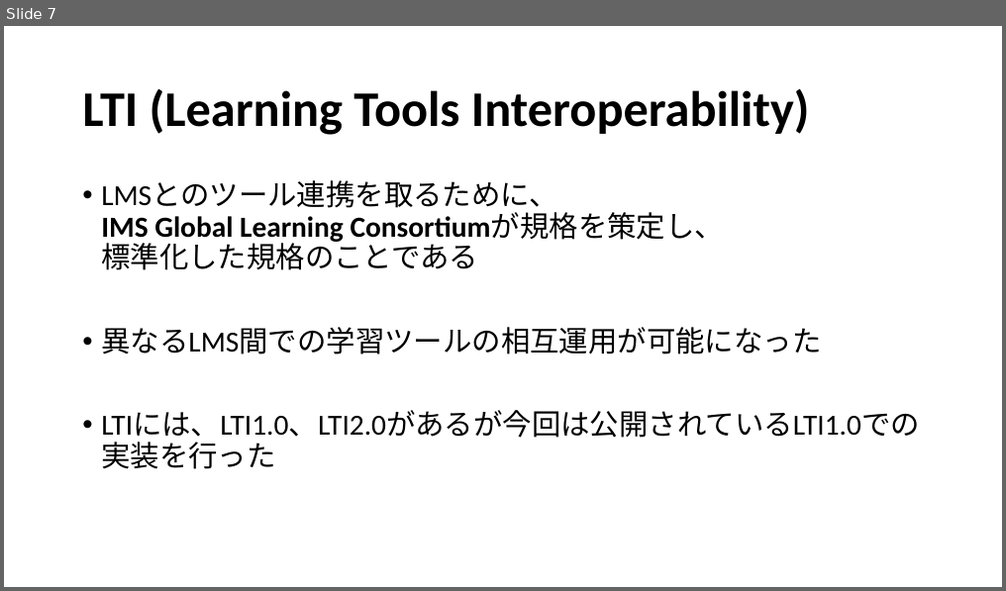
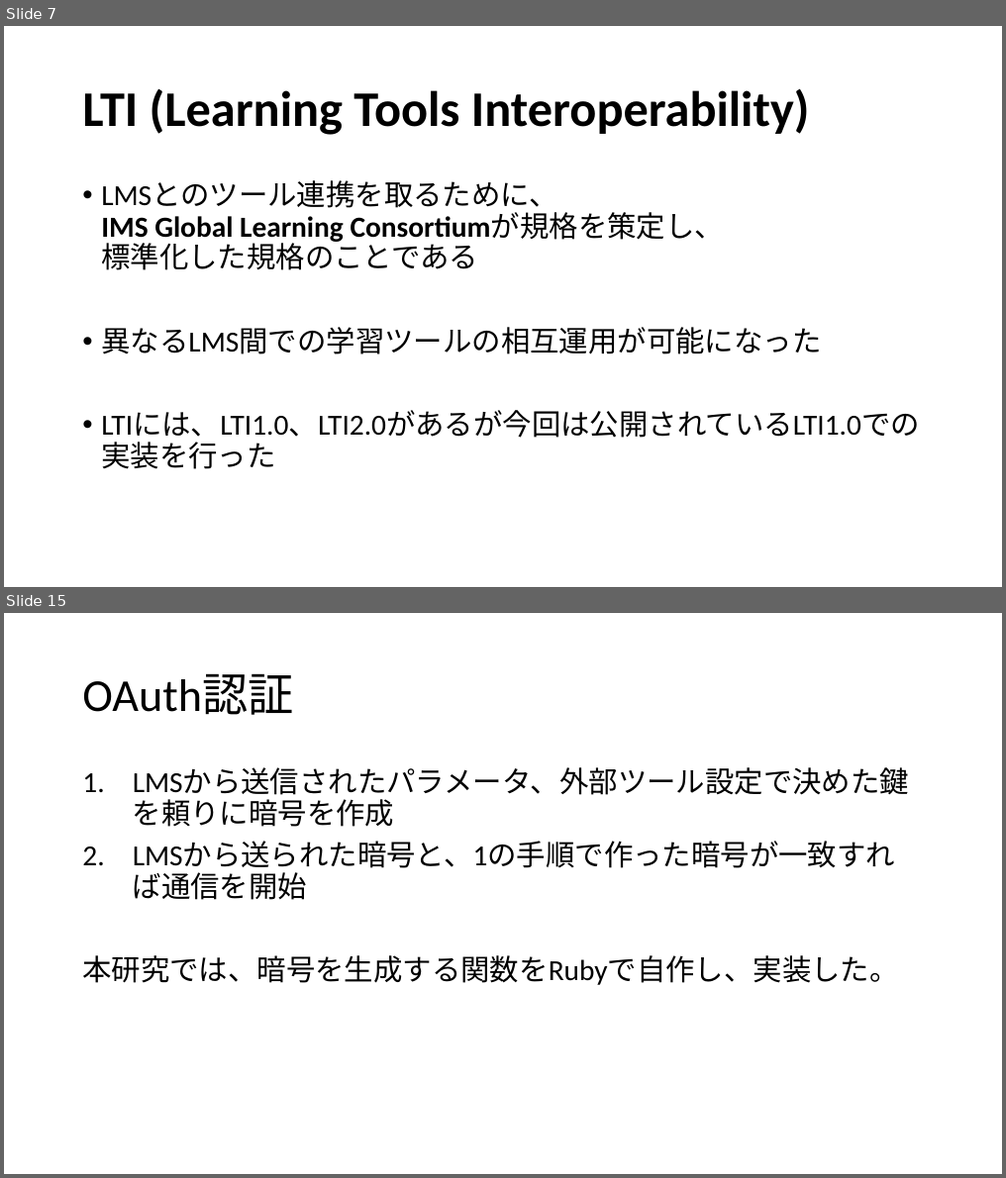
Before and after one commit to fujiLabo/fuji_simu, a slide deck: 卒検発表(suga).pptx. Shown one above the other, each under a label of ours: slide 7 before the commit, slides 7 and 15 after it; the slides between them are not shown. The pictures are 1006x591 and 1006x1178 pixels, drawn with LibreOffice and Linux fonts; fonts in the diff are those of the drawing. Boxes give left, top, right and bottom in pixels: in the first picture for what was removed or moved away, otherwise in the second. Text is boxed around its words. In the diff, an @@ line names an element or a change of style, - is before the commit and + after.

```diff
--- a/卒検発表(suga).pptx
+++ b/卒検発表(suga).pptx
@@ slide 15 added at [4, 613, 1002, 1174], background #FFFFFF @@
@@ title added at [82, 673, 293, 715], 33 pt, text #000000 @@
+OAuth認証
@@ text added at [82, 767, 909, 985], 21 pt, text #000000 @@
+1. LMSから送信されたパラメータ、外部ツール設定で決めた鍵を頼りに暗号を作成
+2. LMSから送られた暗号と、1の手順で作った暗号が一致すれば通信を開始
+本研究では、暗号を生成する関数をRubyで自作し、実装した。
```
Also in this commit, not shown: 5 slides changed, 7 other slides added, 2 slides removed, 2 other files.
